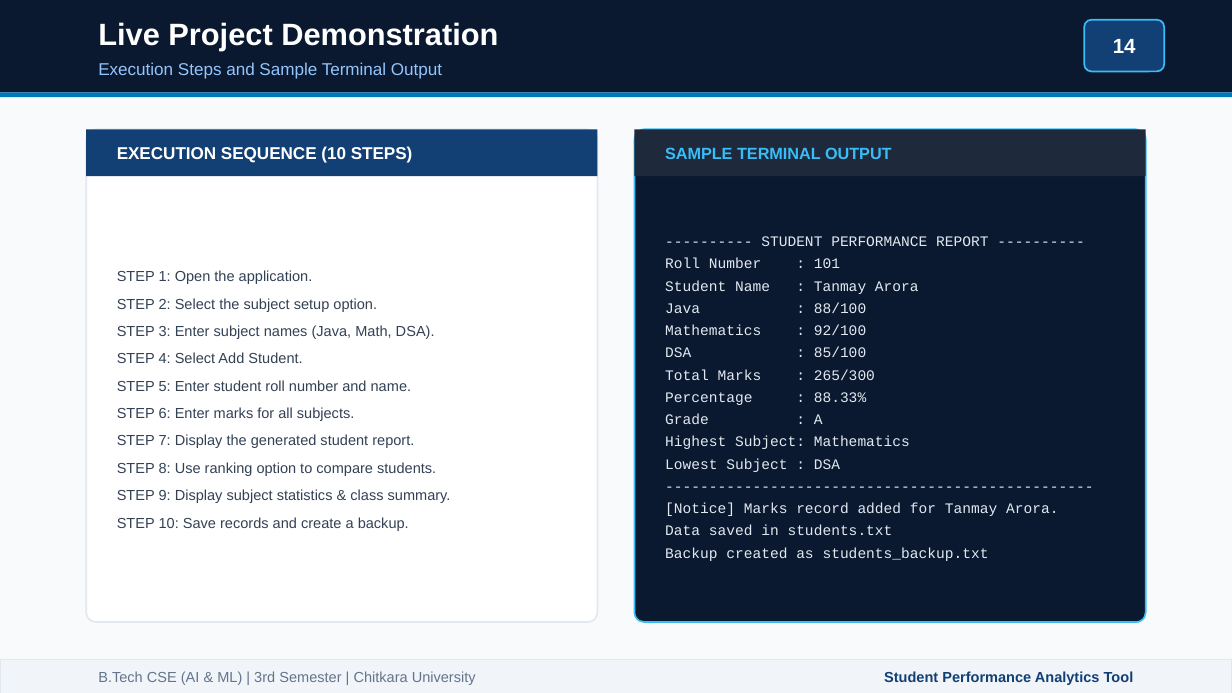
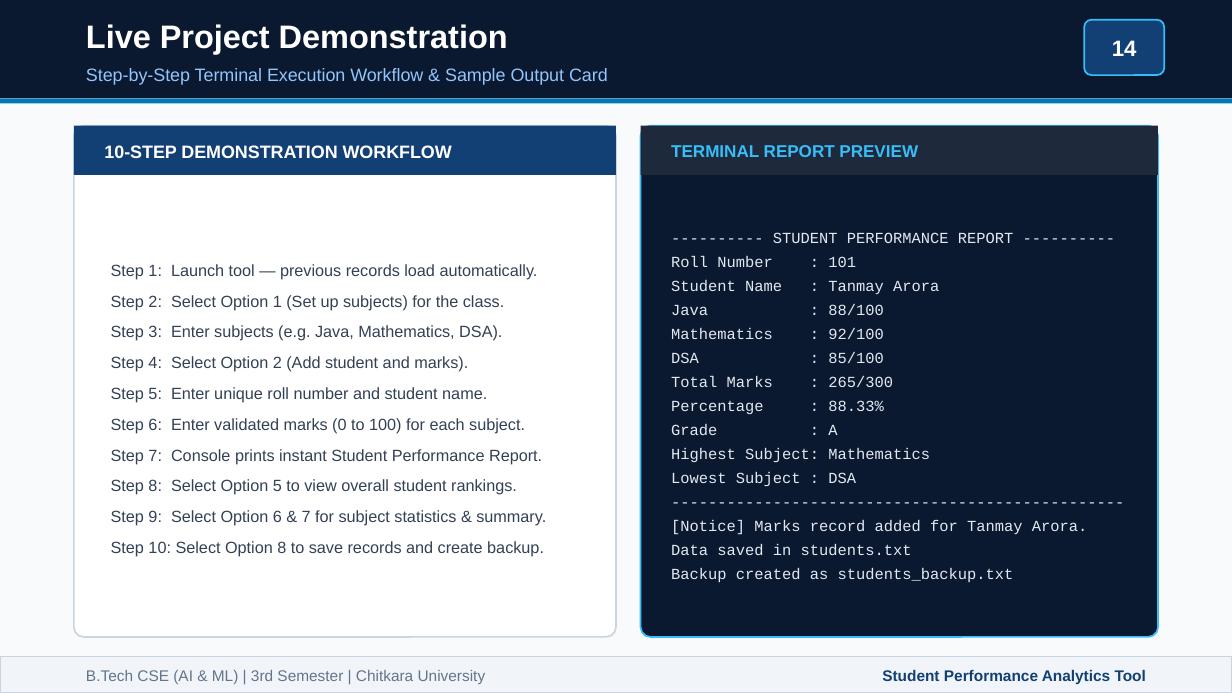
Before and after one commit to Tanmay-Arora19/java_project_sem3, a slide deck: slide 14 of Student_Performance_Analytics_Presentation.pptx. Drawn at 1232x693 pixels with LibreOffice and Linux fonts; fonts in the diff are those of the drawing. Boxes give left, top, right and bottom in pixels: in the first picture for what was removed or moved away, otherwise in the second. Text is boxed around its words. In the diff, an @@ line names an element or a change of style, - is before the commit and + after.

Commit message:
Enhance font sizes, fill multi-container slides, and refine visual balance

```diff
--- a/Student_Performance_Analytics_Presentation.pptx
+++ b/Student_Performance_Analytics_Presentation.pptx
@@ rectangle: place and size @@
-rectangle at (0, 0, 1232, 92)
+rectangle at (0, 0, 1232, 99)
@@ text "Live Project Demonstration": place and size @@
-text "Live Project Demonstration" at (98, 22, 498, 51)
+text "Live Project Demonstration" at (86, 24, 508, 54)
@@ text "Live Project Demonstration" at (86, 24, 508, 54): size 18 to 19 pt @@
@@ text "14" at (1112, 40, 1137, 56): size 12 to 13 pt @@
@@ rounded rectangle: place and size @@
-rounded rectangle at (1084, 20, 1164, 71)
+rounded rectangle at (1084, 20, 1164, 75)
@@ rounded rectangle at (1084, 20, 1164, 75): proportions changed @@
@@ text at (86, 68, 608, 85): text changed; size 10 to 10.5 pt @@
-Execution Steps and Sample Terminal Output
+Step-by-Step Terminal Execution Workflow & Sample Output Card
@@ rectangle: place and size @@
-rectangle at (0, 92, 1232, 97)
+rectangle at (0, 99, 1232, 103)
@@ rectangle: place and size @@
-rectangle at (86, 129, 598, 176)
+rectangle at (74, 126, 616, 175)
@@ rounded rectangle: place and size @@
-rounded rectangle at (86, 129, 598, 622)
+rounded rectangle at (74, 126, 616, 637)
@@ rounded rectangle at (74, 126, 616, 637): outline #E2E8F0 1 pt to #CBD5E1 1 pt; proportions changed @@
@@ text at (104, 145, 452, 158): text changed; size 10 to 10.5 pt @@
-EXECUTION SEQUENCE (10 STEPS)
+10-STEP DEMONSTRATION WORKFLOW
@@ rounded rectangle at (641, 126, 1158, 637): proportions changed @@
@@ rectangle: place and size @@
-rectangle at (634, 129, 1146, 176)
+rectangle at (641, 126, 1158, 175)
@@ rounded rectangle: place and size @@
-rounded rectangle at (634, 129, 1146, 622)
+rounded rectangle at (641, 126, 1158, 637)
@@ text at (671, 145, 918, 157): text changed; size 9.5 to 10 pt @@
-SAMPLE TERMINAL OUTPUT
+TERMINAL REPORT PREVIEW
@@ text "---------- STUDENT PERFORMANCE REPORT ----------" at (671, 232, 1088, 583): size 8.5 to 9 pt; line spacing 13pt to 14pt @@
@@ text at (111, 264, 546, 557): text changed; size 8.5 to 9.5 pt @@
-STEP 1: Open the application.
-STEP 2: Select the subject setup option.
-STEP 3: Enter subject names (Java, Math, DSA).
-STEP 4: Select Add Student.
-STEP 5: Enter student roll number and name.
-STEP 6: Enter marks for all subjects.
-STEP 7: Display the generated student report.
-STEP 8: Use ranking option to compare students.
-STEP 9: Display subject statistics & class summary.
-STEP 10: Save records and create a backup.
+Step 1: Launch tool — previous records load automatically.
+Step 2: Select Option 1 (Set up subjects) for the class.
+Step 3: Enter subjects (e.g. Java, Mathematics, DSA).
+Step 4: Select Option 2 (Add student and marks).
+Step 5: Enter unique roll number and student name.
+Step 6: Enter validated marks (0 to 100) for each subject.
+Step 7: Console prints instant Student Performance Report.
+Step 8: Select Option 5 to view overall student rankings.
+Step 9: Select Option 6 & 7 for subject statistics & summary.
+Step 10: Select Option 8 to save records and create backup.
@@ rectangle at (0, 657, 1232, 692): outline #E2E8F0 0.5 pt to #CBD5E1 0.5 pt @@
@@ text "B.Tech CSE (AI & ML) ...": place and size @@
-text "B.Tech CSE (AI & ML) ..." at (98, 671, 476, 685)
+text "B.Tech CSE (AI & ML) ..." at (86, 670, 486, 684)
@@ text "B.Tech CSE (AI & ML) ..." at (86, 670, 486, 684): size 8.5 to 9 pt @@
@@ text "Student Performance Analytics Tool" at (882, 669, 1146, 684): size 8.5 to 9 pt @@
```
Also in this commit, not shown: 14 other slides changed, 2 other files.
